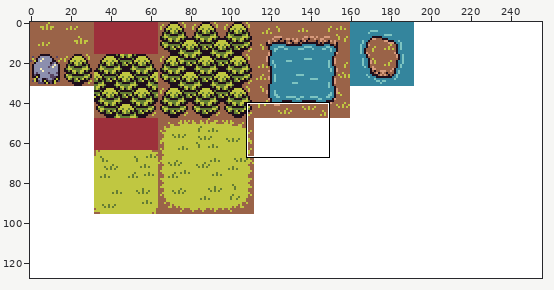
One commit to this sprite sheet: textures/environment/tiles.png. Above, an overview of the earlier version with the close-up marked.
Close-up. First the earlier version:
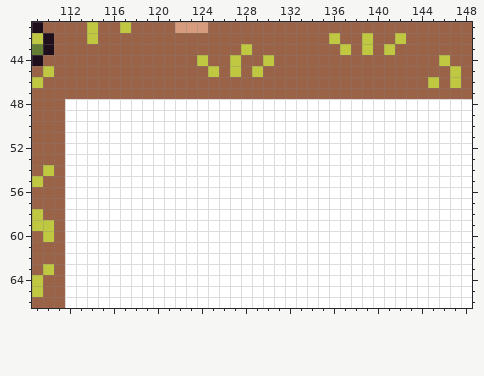
The file is 256x128 pixels. Shown: x 109..148, y 41..66.
Now the later version:
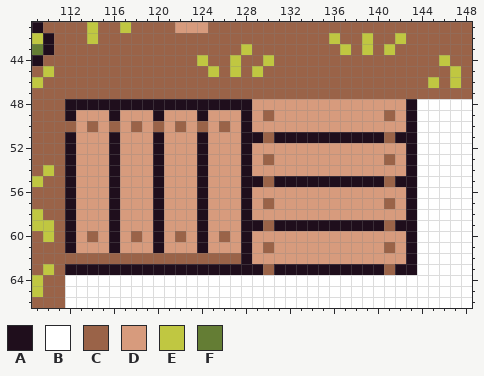
Palette (. is transparent): A #1f0e1c  B #ffffff  C #9a6348  D #d79b7d  E #c0c741  F #647d34
The edit:
y 48: x 112..143 BBBBBBBBBBBBBBBBBBBBBBBBBBBBBBBB -> AAAAAAAAAAAAAAAAADDDDDDDDDDDDDDA
y 49: x 112..143 BBBBBBBBBBBBBBBBBBBBBBBBBBBBBBBB -> ADDDADDDADDDADDDADCDDDDDDDDDDCDA
y 50: x 112..143 BBBBBBBBBBBBBBBBBBBBBBBBBBBBBBBB -> CDCDCDCDCDCDCDCDADDDDDDDDDDDDDDA
y 51: x 112..143 BBBBBBBBBBBBBBBBBBBBBBBBBBBBBBBB -> ADDDADDDADDDADDDAACAAAAAAAAAACAA
y 52: x 112..143 BBBBBBBBBBBBBBBBBBBBBBBBBBBBBBBB -> ADDDADDDADDDADDDADDDDDDDDDDDDDDA
y 53: x 112..143 BBBBBBBBBBBBBBBBBBBBBBBBBBBBBBBB -> ADDDADDDADDDADDDADCDDDDDDDDDDCDA
y 54: x 112..143 BBBBBBBBBBBBBBBBBBBBBBBBBBBBBBBB -> ADDDADDDADDDADDDADDDDDDDDDDDDDDA
y 55: x 112..143 BBBBBBBBBBBBBBBBBBBBBBBBBBBBBBBB -> ADDDADDDADDDADDDAACAAAAAAAAAACAA
y 56: x 112..143 BBBBBBBBBBBBBBBBBBBBBBBBBBBBBBBB -> ADDDADDDADDDADDDADDDDDDDDDDDDDDA
y 57: x 112..143 BBBBBBBBBBBBBBBBBBBBBBBBBBBBBBBB -> ADDDADDDADDDADDDADCDDDDDDDDDDCDA
y 58: x 112..143 BBBBBBBBBBBBBBBBBBBBBBBBBBBBBBBB -> ADDDADDDADDDADDDADDDDDDDDDDDDDDA
y 59: x 112..143 BBBBBBBBBBBBBBBBBBBBBBBBBBBBBBBB -> ADDDADDDADDDADDDAACAAAAAAAAAACAA
y 60: x 112..143 BBBBBBBBBBBBBBBBBBBBBBBBBBBBBBBB -> ADCDADCDADCDADCDADDDDDDDDDDDDDDA
y 61: x 112..143 BBBBBBBBBBBBBBBBBBBBBBBBBBBBBBBB -> ADDDADDDADDDADDDADCDDDDDDDDDDCDA
y 62: x 112..143 BBBBBBBBBBBBBBBBBBBBBBBBBBBBBBBB -> CCCCCCCCCCCCCCCCADDDDDDDDDDDDDDA
y 63: x 112..143 BBBBBBBBBBBBBBBBBBBBBBBBBBBBBBBB -> AAAAAAAAAAAAAAAAAACAAAAAAAAAACAA
Boxes around the changes in both close-ups, in picture pixels (x1, y1, x2, y2):
changed: (65, 99, 417, 275)
